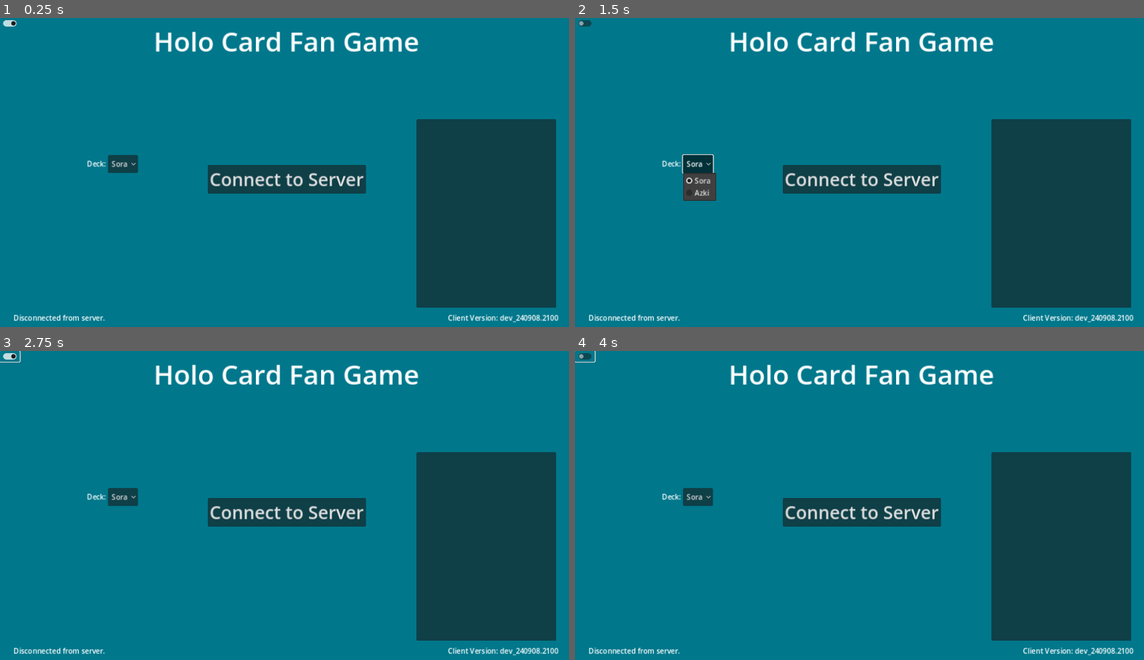
Above: before the commit, frames 1-4 (two rows, left to right).
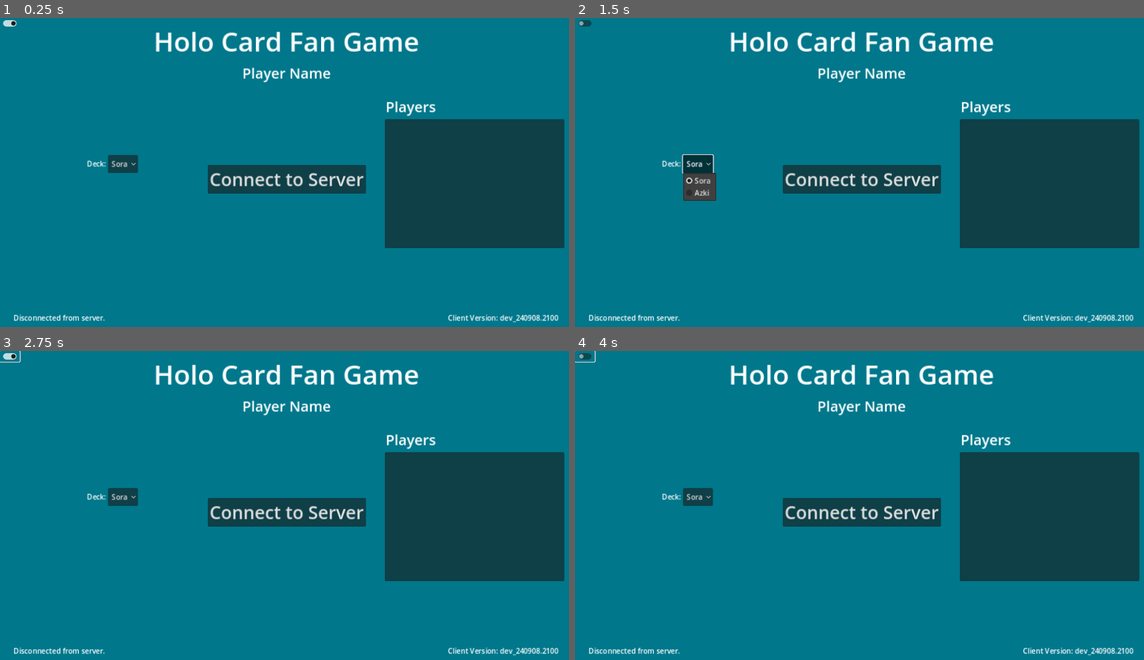
Above: after the commit, the same moments.

Repository: daniel-k-taylor/holocardclient
Game: Godot game, scene res://scenes/main.tscn
Two runs of this game, one before a commit and one after it. Both use one fixed random seed, a clock stepped at 60 frames per second and the inputs below.
Inputs (mouse positions are in pixels of both pictures, inside the frame that each line leads up to):
- Up to frame 1 (0.25 s): no input
- Up to frame 2 (1.5 s): click (586, 24) at 0.5 s; click "Sora" at 1.25 s
- Up to frame 3 (2.75 s): click (11, 357) at 2 s
- Up to frame 4 (4 s): click "Sora" at 2.75 s; click (586, 357) at 3.5 s

The runs differ from the first frame. In frame 1, 8.1% of the frame differs, in the area x 42-100%, y 16-94%; in frame 2, 8.1%; in frame 3, 8.1%; in frame 4, 8.1%.

Commit message:
main menu updates

Diff:
--- a/globals/network_manager.gd
+++ b/globals/network_manager.gd
@@ -14,9 +14,7 @@
 
 var _socket : WebSocketPeer = null
 var network_state : NetworkState = NetworkState.NetworkState_NotConnected
-var cached_players = []
-var cached_matches = []
-var cached_match_available : bool = false
+var cached_server_info = {}
 
 var connection_start_time = 0
 var first_connection = false
@@ -97,12 +95,24 @@
 			Logger.log(Logger.LogArea_Network, "Unhandled message type: %s" % message_type)
 
 func _handle_server_info(message):
-	var queue_info = message["queue_info"]
+	cached_server_info = message
 	if first_connection:
 		Logger.log(Logger.LogArea_Network, "Connected to server!")
 		connected_to_server.emit()
 		first_connection = false
-	server_info.emit(queue_info)
+	server_info.emit()
+
+func get_players_info():
+	return cached_server_info["players_info"]
+
+func get_queue_info():
+	return cached_server_info["queue_info"]
+
+func get_my_player_id():
+	return cached_server_info["your_id"]
+
+func get_my_player_name():
+	return cached_server_info["your_username"]
 
 func _handle_server_error(message):
 	Logger.log(Logger.LogArea_Network, "ERROR: %s - %s" % [message["error_id"], message["error_message"]])
@@ -164,12 +174,3 @@
 	}
 	Logger.log_net("Sending game message - %s: %s" % [action_type, message])
 	_send_message(message)
-
-func get_player_list():
-	return cached_players
-
-func get_match_list():
-	return cached_matches
-
-func get_match_available():
-	return cached_match_available
--- a/scenes/game/card_zone.tscn
+++ b/scenes/game/card_zone.tscn
@@ -76,6 +76,7 @@
 size_flags_vertical = 3
 
 [node name="ZoneButton" type="TextureButton" parent="."]
+visible = false
 layout_mode = 2
 texture_pressed = ExtResource("2_70vai")
 texture_hover = ExtResource("3_1gp3b")
--- a/scenes/game/game.gd
+++ b/scenes/game/game.gd
@@ -606,12 +606,14 @@
 func _allowed():
 	return true
 
-func _play_popup_message(text :String):
+func _play_popup_message(text :String, fast:bool = false):
 	var popup = PopupMessageScene.instantiate()
 	add_child(popup)
 	popup.position = $PopupLocation.position
 	remaining_animation_seconds = PopupMessage.MessageDurationSeconds
-	popup.play_message(text)
+	if fast:
+		remaining_animation_seconds = PopupMessage.FastMessageDurationSeconds
+	popup.play_message(text, fast)
 
 #
 # Game Event Handlers
@@ -640,7 +642,7 @@
 		_get_card_definition_id(bloom_card_id)
 	])
 	if not active_player.is_me():
-		_play_popup_message("Bloom!")
+		_play_popup_message("Bloom!", true)
 	active_player.bloom(bloom_card_id, target_card_id, bloom_from_zone)
 
 func _on_boost_stat_event(event_data):
@@ -709,7 +711,7 @@
 		_get_card_definition_id(collab_card_id)
 	])
 	if not active_player.is_me():
-		_play_popup_message("Collab!")
+		_play_popup_message("Collab!", true)
 	do_move_cards(active_player, "backstage", "collab", "", [collab_card_id])
 	active_player.generate_holopower(holopower_generated)
 
@@ -1323,7 +1325,7 @@
 		get_card_logline(drawn_card_ids)
 	])
 	if not active_player.is_me():
-		_play_popup_message("Opponent draws %s" % len(drawn_card_ids))
+		_play_popup_message("Opponent draws %s" % len(drawn_card_ids), true)
 
 	active_player.draw_cards(len(drawn_card_ids), created_cards)
 
@@ -1532,7 +1534,7 @@
 	var active_player = get_player(event_data["active_player"])
 	game_log.add_to_log(GameLog.GameLogLine.Detail, "%s [PHASE]*Main Step*[/PHASE]" % active_player.get_name())
 	if not active_player.is_me():
-		_play_popup_message("Main Step")
+		_play_popup_message("Main Step", true)
 
 func _on_move_card_event(event_data):
 	var active_player = get_player(event_data["moving_player_id"])
@@ -1550,7 +1552,7 @@
 
 	if not active_player.is_me() and from_zone == "hand" and to_zone == "backstage":
 		# Play a popup message informing what opponent is doing.
-		_play_popup_message("Place Holomem")
+		_play_popup_message("Place Holomem", true)
 
 	if not already_handled:
 		do_move_cards(active_player, from_zone, to_zone, zone_card_id, [card_id])
@@ -1756,7 +1758,7 @@
 	do_move_cards(active_player, "hand", "floating", "", [card_id])
 	# TODO: Mark limited use somewhere
 	if not active_player.is_me():
-		_play_popup_message("Playing Support Card")
+		_play_popup_message("Playing Support Card", true)
 	pass
 
 func _on_reset_step_activate_event(event_data):
@@ -1793,7 +1795,7 @@
 			_change_ui_phase(UIPhase.UIPhase_WaitingOnServer)
 		)
 	else:
-		_play_popup_message("Reset Step - Choose Center")
+		_play_popup_message("Reset Step - Choose Center", true)
 		pass
 
 
@@ -1835,7 +1837,7 @@
 		active_player.get_name()
 	])
 	# TODO: Animation - Shuffle the deck
-	_play_popup_message("Shuffling Deck")
+	_play_popup_message("Shuffling Deck", true)
 	pass
 
 func _on_oshi_skill_activation(event_data):
@@ -1856,14 +1858,14 @@
 	game_log.add_to_log(GameLog.GameLogLine.Detail, "%s [PHASE]*Performance Step*[/PHASE]" % active_player.get_name())
 	# TODO: Animation - performance start
 	if not active_player.is_me():
-		_play_popup_message("Performance Step")
+		_play_popup_message("Performance Step", true)
 	pass
 
 func _on_turn_start(event_data):
 	var active_player = get_player(event_data["active_player"])
 	game_log.add_to_log(GameLog.GameLogLine.Detail, "%s [PHASE]**Turn Start**[/PHASE]" % active_player.get_name())
 	# TODO: Animation - show turn phase change
-	_play_popup_message("Turn Start")
+	_play_popup_message("Turn Start", true)
 	pass
 
 func _on_end_turn_event(event_data):
@@ -1872,7 +1874,7 @@
 	game_log.add_to_log(GameLog.GameLogLine.Detail, "%s [PHASE]**Turn End**[/PHASE]" % ending_player.get_name())
 	# TODO: Animation - show turn phase change
 	if not ending_player.is_me():
-		_play_popup_message("Turn End")
+		_play_popup_message("Turn End", true)
 
 func _on_force_die_result_event(event_data):
 	var active_player = get_player(event_data["effect_player_id"])
--- a/scenes/game/popup_message.gd
+++ b/scenes/game/popup_message.gd
@@ -5,14 +5,18 @@
 @onready var popup_message : RichTextLabel = $OuterContainer/OuterMargin/PopupPanelContainer/MarginContainer/CenterContainer/PopupMessage
 
 const MessageDurationSeconds = 2
+const FastMessageDurationSeconds = 1.2
 
 # Called when the node enters the scene tree for the first time.
 func _ready() -> void:
 	pass
 
-func play_message(text):
+func play_message(text, fast=false):
 	popup_message.text = text
-	animation_player.play("play_message")
+	if fast:
+		animation_player.play("play_message_fast")
+	else:
+		animation_player.play("play_message")
 
 func message_done():
 	get_parent().remove_child(self)
--- a/scenes/game/popup_message.tscn
+++ b/scenes/game/popup_message.tscn
@@ -1,6 +1,33 @@
-[gd_scene load_steps=6 format=3 uid="uid://b23lagjf55n65"]
+[gd_scene load_steps=7 format=3 uid="uid://b23lagjf55n65"]
 
 [ext_resource type="Script" path="res://scenes/game/popup_message.gd" id="1_eol4j"]
+
+[sub_resource type="Animation" id="Animation_fg68h"]
+length = 0.001
+tracks/0/type = "value"
+tracks/0/imported = false
+tracks/0/enabled = true
+tracks/0/path = NodePath("OuterContainer:position")
+tracks/0/interp = 1
+tracks/0/loop_wrap = true
+tracks/0/keys = {
+"times": PackedFloat32Array(0),
+"transitions": PackedFloat32Array(1),
+"update": 0,
+"values": [Vector2(0, 0)]
+}
+tracks/1/type = "value"
+tracks/1/imported = false
+tracks/1/enabled = true
+tracks/1/path = NodePath("OuterContainer:modulate")
+tracks/1/interp = 1
+tracks/1/loop_wrap = true
+tracks/1/keys = {
+"times": PackedFloat32Array(0),
+"transitions": PackedFloat32Array(1),
+"update": 0,
+"values": [Color(1, 1, 1, 1)]
+}
 
 [sub_resource type="Animation" id="Animation_8ohpc"]
 resource_name = "play_message"
@@ -44,8 +71,9 @@
 }]
 }
 
-[sub_resource type="Animation" id="Animation_fg68h"]
-length = 0.001
+[sub_resource type="Animation" id="Animation_0nwv7"]
+resource_name = "play_message_fast"
+length = 1.2
 tracks/0/type = "value"
 tracks/0/imported = false
 tracks/0/enabled = true
@@ -53,10 +81,10 @@
 tracks/0/interp = 1
 tracks/0/loop_wrap = true
 tracks/0/keys = {
-"times": PackedFloat32Array(0),
-"transitions": PackedFloat32Array(1),
+"times": PackedFloat32Array(0, 0.3, 1.06667, 1.2),
+"transitions": PackedFloat32Array(1, 0.329877, 1, 1),
 "update": 0,
-"values": [Vector2(0, 0)]
+"values": [Vector2(0, 0), Vector2(0, -30), Vector2(0, -30), Vector2(0, 0)]
 }
 tracks/1/type = "value"
 tracks/1/imported = false
@@ -65,16 +93,31 @@
 tracks/1/interp = 1
 tracks/1/loop_wrap = true
 tracks/1/keys = {
-"times": PackedFloat32Array(0),
+"times": PackedFloat32Array(0, 0.333333, 1.06667, 1.2),
+"transitions": PackedFloat32Array(1, 1, 1, 1),
+"update": 0,
+"values": [Color(1, 1, 1, 0), Color(1, 1, 1, 1), Color(1, 1, 1, 1), Color(1, 1, 1, 0)]
+}
+tracks/2/type = "method"
+tracks/2/imported = false
+tracks/2/enabled = true
+tracks/2/path = NodePath(".")
+tracks/2/interp = 1
+tracks/2/loop_wrap = true
+tracks/2/keys = {
+"times": PackedFloat32Array(1.2),
 "transitions": PackedFloat32Array(1),
-"update": 0,
-"values": [Color(1, 1, 1, 1)]
+"values": [{
+"args": [],
+"method": &"message_done"
+}]
 }
 
 [sub_resource type="AnimationLibrary" id="AnimationLibrary_v2y8r"]
 _data = {
 "RESET": SubResource("Animation_fg68h"),
-"play_message": SubResource("Animation_8ohpc")
+"play_message": SubResource("Animation_8ohpc"),
+"play_message_fast": SubResource("Animation_0nwv7")
 }
 
 [sub_resource type="StyleBoxFlat" id="StyleBoxFlat_2hxr7"]
--- a/scenes/menu/main_menu.gd
+++ b/scenes/menu/main_menu.gd
@@ -40,10 +40,12 @@
 # Labels
 @onready var server_status = $ServerStatus/ServerStatusLabel
 @onready var client_version = $ClientVersion/ClientVersionLabel
+@onready var player_username = $PlayerUsernameLabel
 
 # Other
 @onready var server_info_list : ItemList = $ServerInfoList
 @onready var deck_selector = $HBoxContainer/DeckSelector
+
 
 enum MenuState {
 	MenuState_ConnectingToServer,
@@ -58,6 +60,7 @@
 
 # Called when the node enters the scene tree for the first time.
 func _ready() -> void:
+	$DebugSpewButton.visible = OS.is_debug_build()
 	_update_buttons()
 	NetworkManager.connect("connected_to_server", _on_connected)
 	NetworkManager.connect("disconnected_from_server", _on_disconnected)
@@ -96,6 +99,7 @@
 			_update_element(leave_queue_button, false, false)
 			_update_element(deck_selector, true, true)
 			server_status.text = "Disconnected from server"
+			player_username.text = "Player Name"
 		MenuState.MenuState_Queued:
 			_update_element(play_ai_button, false, false)
 			_update_element(server_connect_button, false, false)
@@ -110,6 +114,7 @@
 func returned_from_game():
 	if NetworkManager.is_server_connected():
 		menu_state = MenuState.MenuState_Connected_Default
+		_update_server_info()
 	else:
 		menu_state = MenuState.MenuState_Disconnected
 	_update_buttons()
@@ -127,13 +132,34 @@
 	server_info_list.clear()
 	server_status.text = "Disconnected from server."
 
-func _on_server_info(queue_info):
+func _update_server_info():
 	server_info_list.clear()
+
+	player_username.text = NetworkManager.get_my_player_name()
+
 	match_queues = []
-	for queue in queue_info:
-		var queue_str = "%s - %s" % [queue["queue_name"], queue["players_count"]]
-		server_info_list.add_item(queue_str, null, false)
+	for player in NetworkManager.get_players_info():
+		var player_name = player["username"]
+		var queue = player["queue"]
+		var game_room = player["game_room"]
+		if queue:
+			game_room = ""
+		if game_room.begins_with("Match_"):
+			queue = "in"
+			game_room = "Match"
+		if game_room == "AI":
+			queue = "playing"
+
+		server_info_list.add_item(player_name, null, false)
+		server_info_list.add_item(queue, null, false)
+		server_info_list.add_item(game_room, null, false)
+
+	for queue in NetworkManager.get_queue_info():
 		match_queues.append(queue)
+
+func _on_server_info():
+	server_info_list.clear()
+	_update_server_info()
 
 func _on_server_connect_button_pressed() -> void:
 	menu_state = MenuState.MenuState_ConnectingToServer
--- a/scenes/menu/main_menu.tscn
+++ b/scenes/menu/main_menu.tscn
@@ -106,11 +106,12 @@
 
 [node name="ServerInfoList" type="ItemList" parent="."]
 layout_mode = 0
-offset_left = 930.0
+offset_left = 859.0
 offset_top = 226.0
-offset_right = 1242.0
-offset_bottom = 647.0
-item_count = 2
+offset_right = 1260.0
+offset_bottom = 514.0
+item_count = 1
+max_columns = 3
 item_0/text = "disconnected"
 
 [node name="DebugSpewButton" type="CheckButton" parent="."]
@@ -138,6 +139,29 @@
 popup/item_1/text = "Azki"
 popup/item_1/id = 1
 
+[node name="PlayerUsernameLabel" type="Label" parent="."]
+layout_mode = 1
+anchors_preset = 5
+anchor_left = 0.5
+anchor_right = 0.5
+offset_left = -109.0
+offset_top = 100.0
+offset_right = 109.0
+offset_bottom = 155.0
+grow_horizontal = 2
+theme_override_font_sizes/font_size = 32
+text = "Player Name"
+horizontal_alignment = 1
+
+[node name="Label" type="Label" parent="."]
+layout_mode = 0
+offset_left = 861.0
+offset_top = 175.0
+offset_right = 973.0
+offset_bottom = 220.0
+theme_override_font_sizes/font_size = 32
+text = "Players"
+
 [connection signal="pressed" from="MainButtons/PlayAIButton" to="." method="_on_play_ai_button_pressed"]
 [connection signal="pressed" from="MainButtons/ServerConnectButton" to="." method="_on_server_connect_button_pressed"]
 [connection signal="pressed" from="MainButtons/JoinQueueButton" to="." method="_on_join_queue_button_pressed"]
Not shown, changed: work.todo
